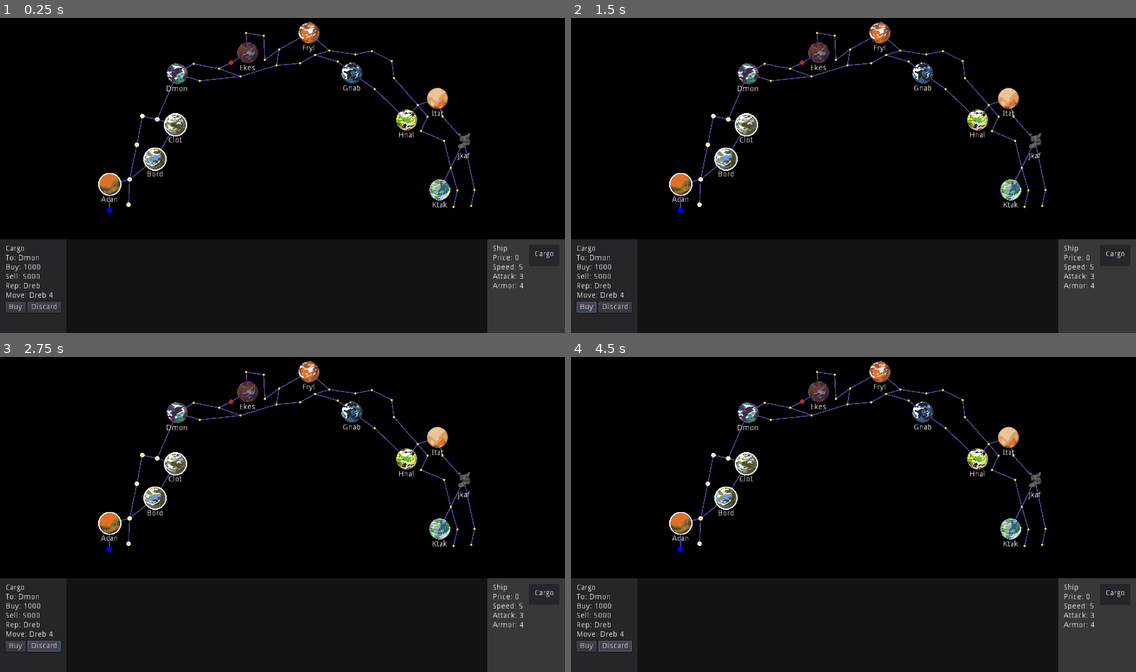
Above: before the commit, frames 1-4 (two rows, left to right).
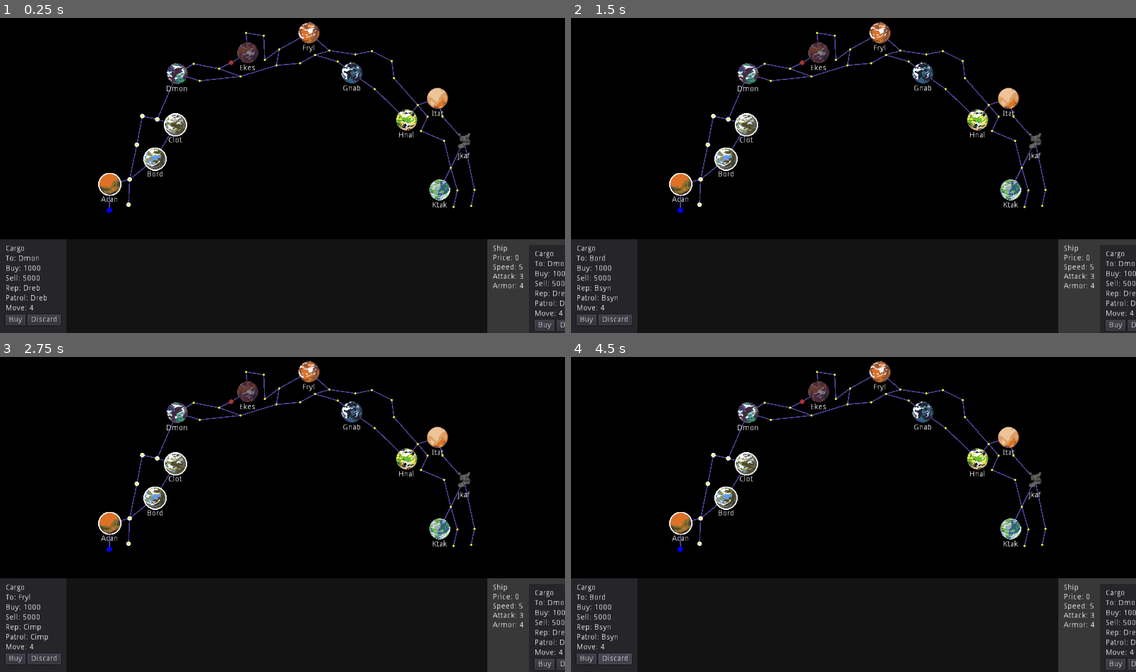
Above: after the commit, the same moments.

Repository: kosinaz/20-parsecs
Game: Godot game, scene res://ingame.tscn
Same seed, same stepped clock (60 frames per second), same inputs: the game is played once before the commit and once after it.
Inputs (mouse positions are in pixels of both pictures, inside the frame that each line leads up to):
- Up to frame 1 (0.25 s): no input
- Up to frame 2 (1.5 s): click (678, 210) at 0.52 s; click "Buy" at 1.25 s
- Up to frame 3 (2.75 s): click "Discard" at 2 s
- Up to frame 4 (4.5 s): click (678, 549) at 2.77 s; click "Buy" at 3.5 s; click "Discard" at 4.25 s

The runs differ from the first frame. In frame 1, 1.1% of the frame differs, in the area x 1-100%, y 75-100%; in frame 2, 1.1%; in frame 3, 1.1%; in frame 4, 1.2%.

Commit message:
add cargo market buy and discard

Diff:
--- /dev/null
+++ b/20 Parsecs/cargo.gd
@@ -0,0 +1 @@
+extends MarginContainer
--- a/20 Parsecs/cargo.tscn
+++ b/20 Parsecs/cargo.tscn
@@ -1,16 +1,19 @@
-[gd_scene load_steps=2 format=2]
+[gd_scene load_steps=3 format=2]
+
+[ext_resource path="res://cargo.gd" type="Script" id=1]
 
 [sub_resource type="Theme" id=1]
 
 [node name="Cargo" type="MarginContainer"]
+script = ExtResource( 1 )
 
 [node name="Panel" type="Panel" parent="."]
 margin_right = 120.0
-margin_bottom = 143.0
+margin_bottom = 166.0
 
 [node name="MarginContainer" type="MarginContainer" parent="."]
 margin_right = 120.0
-margin_bottom = 143.0
+margin_bottom = 166.0
 custom_constants/margin_right = 10
 custom_constants/margin_top = 10
 custom_constants/margin_left = 10
@@ -20,30 +23,123 @@
 margin_left = 10.0
 margin_top = 10.0
 margin_right = 110.0
-margin_bottom = 133.0
+margin_bottom = 156.0
 theme = SubResource( 1 )
 
-[node name="Label" type="Label" parent="MarginContainer/VBoxContainer"]
+[node name="Title" type="Label" parent="MarginContainer/VBoxContainer"]
 margin_right = 100.0
-margin_bottom = 99.0
-text = "Cargo
-To: Dmon
-Buy: 1000
-Sell: 5000
-Rep: Dreb
-Move: Dreb 4"
+margin_bottom = 14.0
+text = "Cargo"
+
+[node name="HBoxContainer2" type="HBoxContainer" parent="MarginContainer/VBoxContainer"]
+margin_top = 18.0
+margin_right = 100.0
+margin_bottom = 32.0
+
+[node name="ToLabel" type="Label" parent="MarginContainer/VBoxContainer/HBoxContainer2"]
+margin_right = 19.0
+margin_bottom = 14.0
+text = "To:"
+
+[node name="To" type="Label" parent="MarginContainer/VBoxContainer/HBoxContainer2"]
+margin_left = 23.0
+margin_right = 62.0
+margin_bottom = 14.0
+text = "Dmon"
+
+[node name="HBoxContainer3" type="HBoxContainer" parent="MarginContainer/VBoxContainer"]
+margin_top = 36.0
+margin_right = 100.0
+margin_bottom = 50.0
+
+[node name="BuyLabel" type="Label" parent="MarginContainer/VBoxContainer/HBoxContainer3"]
+margin_right = 28.0
+margin_bottom = 14.0
+text = "Buy:"
+
+[node name="Buy" type="Label" parent="MarginContainer/VBoxContainer/HBoxContainer3"]
+margin_left = 32.0
+margin_right = 64.0
+margin_bottom = 14.0
+text = "1000"
+
+[node name="HBoxContainer4" type="HBoxContainer" parent="MarginContainer/VBoxContainer"]
+margin_top = 54.0
+margin_right = 100.0
+margin_bottom = 68.0
+
+[node name="SellLabel" type="Label" parent="MarginContainer/VBoxContainer/HBoxContainer4"]
+margin_right = 27.0
+margin_bottom = 14.0
+text = "Sell:"
+
+[node name="Sell" type="Label" parent="MarginContainer/VBoxContainer/HBoxContainer4"]
+margin_left = 31.0
+margin_right = 63.0
+margin_bottom = 14.0
+text = "5000"
+
+[node name="HBoxContainer5" type="HBoxContainer" parent="MarginContainer/VBoxContainer"]
+margin_top = 72.0
+margin_right = 100.0
+margin_bottom = 86.0
+
+[node name="RepLabel" type="Label" parent="MarginContainer/VBoxContainer/HBoxContainer5"]
+margin_right = 28.0
+margin_bottom = 14.0
+text = "Rep:"
+
+[node name="Rep" type="Label" parent="MarginContainer/VBoxContainer/HBoxContainer5"]
+margin_left = 32.0
+margin_right = 63.0
+margin_bottom = 14.0
+text = "Dreb"
+
+[node name="HBoxContainer6" type="HBoxContainer" parent="MarginContainer/VBoxContainer"]
+margin_top = 90.0
+margin_right = 100.0
+margin_bottom = 104.0
+
+[node name="PatrolLabel" type="Label" parent="MarginContainer/VBoxContainer/HBoxContainer6"]
+margin_right = 41.0
+margin_bottom = 14.0
+text = "Patrol:"
+
+[node name="Patrol" type="Label" parent="MarginContainer/VBoxContainer/HBoxContainer6"]
+margin_left = 45.0
+margin_right = 76.0
+margin_bottom = 14.0
+text = "Dreb"
+
+[node name="HBoxContainer7" type="HBoxContainer" parent="MarginContainer/VBoxContainer"]
+margin_top = 108.0
+margin_right = 100.0
+margin_bottom = 122.0
+
+[node name="MoveLabel" type="Label" parent="MarginContainer/VBoxContainer/HBoxContainer7"]
+margin_right = 39.0
+margin_bottom = 14.0
+text = "Move:"
+
+[node name="Move" type="Label" parent="MarginContainer/VBoxContainer/HBoxContainer7"]
+margin_left = 43.0
+margin_right = 51.0
+margin_bottom = 14.0
+text = "4"
 
 [node name="HBoxContainer" type="HBoxContainer" parent="MarginContainer/VBoxContainer"]
-margin_top = 103.0
+margin_top = 126.0
 margin_right = 100.0
-margin_bottom = 123.0
+margin_bottom = 146.0
 
-[node name="Buy" type="Button" parent="MarginContainer/VBoxContainer/HBoxContainer"]
+[node name="BuyButton" type="Button" parent="MarginContainer/VBoxContainer/HBoxContainer"]
+unique_name_in_owner = true
 margin_right = 36.0
 margin_bottom = 20.0
 text = "Buy"
 
-[node name="Discard" type="Button" parent="MarginContainer/VBoxContainer/HBoxContainer"]
+[node name="DiscardButton" type="Button" parent="MarginContainer/VBoxContainer/HBoxContainer"]
+unique_name_in_owner = true
 margin_left = 40.0
 margin_right = 100.0
 margin_bottom = 20.0
--- /dev/null
+++ b/20 Parsecs/cargo1.tscn
@@ -0,0 +1,15 @@
+[gd_scene load_steps=2 format=2]
+
+[ext_resource path="res://cargo.tscn" type="PackedScene" id=1]
+
+[node name="Cargo1" type="MarginContainer"]
+anchor_right = 1.0
+anchor_bottom = 1.0
+margin_right = -904.0
+margin_bottom = -410.0
+
+[node name="Cargo" parent="." instance=ExtResource( 1 )]
+margin_right = 120.0
+margin_bottom = 166.0
+
+[editable path="Cargo"]
--- /dev/null
+++ b/20 Parsecs/cargo2.tscn
@@ -0,0 +1,27 @@
+[gd_scene load_steps=2 format=2]
+
+[ext_resource path="res://cargo.tscn" type="PackedScene" id=1]
+
+[node name="Cargo2" type="MarginContainer"]
+anchor_right = 1.0
+anchor_bottom = 1.0
+margin_right = -904.0
+margin_bottom = -410.0
+
+[node name="Cargo" parent="." instance=ExtResource( 1 )]
+margin_right = 120.0
+margin_bottom = 166.0
+
+[node name="To" parent="Cargo/MarginContainer/VBoxContainer/HBoxContainer2" index="1"]
+margin_right = 46.0
+text = "Fryl"
+
+[node name="Rep" parent="Cargo/MarginContainer/VBoxContainer/HBoxContainer5" index="1"]
+margin_right = 65.0
+text = "Cimp"
+
+[node name="Patrol" parent="Cargo/MarginContainer/VBoxContainer/HBoxContainer6" index="1"]
+margin_right = 78.0
+text = "Cimp"
+
+[editable path="Cargo"]
--- /dev/null
+++ b/20 Parsecs/cargo3.tscn
@@ -0,0 +1,25 @@
+[gd_scene load_steps=2 format=2]
+
+[ext_resource path="res://cargo.tscn" type="PackedScene" id=1]
+
+[node name="Cargo3" type="MarginContainer"]
+anchor_right = 1.0
+anchor_bottom = 1.0
+margin_right = -904.0
+margin_bottom = -410.0
+
+[node name="Cargo" parent="." instance=ExtResource( 1 )]
+margin_right = 120.0
+margin_bottom = 166.0
+
+[node name="To" parent="Cargo/MarginContainer/VBoxContainer/HBoxContainer2" index="1"]
+margin_right = 53.0
+text = "Bord"
+
+[node name="Rep" parent="Cargo/MarginContainer/VBoxContainer/HBoxContainer5" index="1"]
+text = "Bsyn"
+
+[node name="Patrol" parent="Cargo/MarginContainer/VBoxContainer/HBoxContainer6" index="1"]
+text = "Bsyn"
+
+[editable path="Cargo"]
--- /dev/null
+++ b/20 Parsecs/cargo4.tscn
@@ -0,0 +1,27 @@
+[gd_scene load_steps=2 format=2]
+
+[ext_resource path="res://cargo.tscn" type="PackedScene" id=1]
+
+[node name="Cargo4" type="MarginContainer"]
+anchor_right = 1.0
+anchor_bottom = 1.0
+margin_right = -904.0
+margin_bottom = -410.0
+
+[node name="Cargo" parent="." instance=ExtResource( 1 )]
+margin_right = 120.0
+margin_bottom = 166.0
+
+[node name="To" parent="Cargo/MarginContainer/VBoxContainer/HBoxContainer2" index="1"]
+margin_right = 52.0
+text = "Hnal"
+
+[node name="Rep" parent="Cargo/MarginContainer/VBoxContainer/HBoxContainer5" index="1"]
+margin_right = 62.0
+text = "Ahut"
+
+[node name="Patrol" parent="Cargo/MarginContainer/VBoxContainer/HBoxContainer6" index="1"]
+margin_right = 75.0
+text = "Ahut"
+
+[editable path="Cargo"]
--- /dev/null
+++ b/20 Parsecs/cargo_market.gd
@@ -0,0 +1,26 @@
+extends MarginContainer
+
+var cargos = []
+
+# Called when the node enters the scene tree for the first time.
+func _ready():
+	cargos = $Cargos.get_children()
+	for cargo in cargos:
+		cargo.hide()
+		cargo.get_node("Cargo").get_node("%BuyButton").connect("pressed", self, "_on_buy_pressed", [cargo])
+		cargo.get_node("Cargo").get_node("%DiscardButton").connect("pressed", self, "_on_discard_pressed", [cargo])
+	randomize()
+	cargos.shuffle()
+	cargos[0].show()
+
+func _on_buy_pressed(cargo):
+	cargo.hide()
+	cargos.remove(0)
+	cargos[0].show()
+
+func _on_discard_pressed(cargo):
+	cargo.hide()
+	cargos.append(cargos[0])
+	cargos.remove(0)
+	cargos[0].show()
+	print(cargos)
--- /dev/null
+++ b/20 Parsecs/cargo_market.tscn
@@ -0,0 +1,43 @@
+[gd_scene load_steps=6 format=2]
+
+[ext_resource path="res://cargo1.tscn" type="PackedScene" id=1]
+[ext_resource path="res://cargo2.tscn" type="PackedScene" id=2]
+[ext_resource path="res://cargo_market.gd" type="Script" id=3]
+[ext_resource path="res://cargo4.tscn" type="PackedScene" id=4]
+[ext_resource path="res://cargo3.tscn" type="PackedScene" id=5]
+
+[node name="CargoMarket" type="MarginContainer"]
+margin_right = 40.0
+margin_bottom = 40.0
+script = ExtResource( 3 )
+
+[node name="Cargos" type="HBoxContainer" parent="."]
+margin_right = 492.0
+margin_bottom = 166.0
+
+[node name="Cargo1" parent="Cargos" instance=ExtResource( 1 )]
+anchor_right = 0.0
+anchor_bottom = 0.0
+margin_right = 120.0
+margin_bottom = 166.0
+
+[node name="Cargo2" parent="Cargos" instance=ExtResource( 2 )]
+anchor_right = 0.0
+anchor_bottom = 0.0
+margin_left = 124.0
+margin_right = 244.0
+margin_bottom = 166.0
+
+[node name="Cargo3" parent="Cargos" instance=ExtResource( 5 )]
+anchor_right = 0.0
+anchor_bottom = 0.0
+margin_left = 248.0
+margin_right = 368.0
+margin_bottom = 166.0
+
+[node name="Cargo4" parent="Cargos" instance=ExtResource( 4 )]
+anchor_right = 0.0
+anchor_bottom = 0.0
+margin_left = 372.0
+margin_right = 492.0
+margin_bottom = 166.0
--- a/20 Parsecs/ingame.tscn
+++ b/20 Parsecs/ingame.tscn
@@ -3,7 +3,7 @@
 [ext_resource path="res://player.tscn" type="PackedScene" id=1]
 [ext_resource path="res://space.tscn" type="PackedScene" id=2]
 [ext_resource path="res://ingame.gd" type="Script" id=3]
-[ext_resource path="res://cargo.tscn" type="PackedScene" id=4]
+[ext_resource path="res://cargo_market.tscn" type="PackedScene" id=4]
 [ext_resource path="res://planet-03-off.png" type="Texture" id=5]
 [ext_resource path="res://planet-03-on.png" type="Texture" id=6]
 [ext_resource path="res://planet-02-on.png" type="Texture" id=7]
@@ -381,12 +381,13 @@
 anchor_bottom = 1.0
 margin_right = 120.0
 
-[node name="HBoxContainer" type="HBoxContainer" parent="CanvasLayer/MarginContainer3/Panel/MarginContainer"]
-margin_right = 120.0
+[node name="Market" type="HBoxContainer" parent="CanvasLayer/MarginContainer3/Panel/MarginContainer"]
+unique_name_in_owner = true
+margin_right = 244.0
 margin_bottom = 170.0
 
-[node name="Cargo" parent="CanvasLayer/MarginContainer3/Panel/MarginContainer/HBoxContainer" instance=ExtResource( 4 )]
-margin_right = 120.0
+[node name="MarginContainer" parent="CanvasLayer/MarginContainer3/Panel/MarginContainer/Market" instance=ExtResource( 4 )]
+margin_right = 244.0
 margin_bottom = 170.0
 
 [node name="MarginContainer2" type="MarginContainer" parent="CanvasLayer/MarginContainer3/Panel"]
@@ -396,8 +397,8 @@
 margin_left = -141.0
 
 [node name="Ship" parent="CanvasLayer/MarginContainer3/Panel/MarginContainer2" instance=ExtResource( 29 )]
-margin_right = 141.0
-margin_bottom = 170.0
+margin_right = 206.0
+margin_bottom = 186.0
 
 [editable path="Spaces/Space3"]
 [editable path="Spaces/Space5"]
--- a/20 Parsecs/ship.tscn
+++ b/20 Parsecs/ship.tscn
@@ -13,13 +13,13 @@
 rect_pivot_offset = Vector2( -208, -24 )
 
 [node name="Panel" type="Panel" parent="."]
-margin_right = 141.0
-margin_bottom = 102.0
+margin_right = 182.0
+margin_bottom = 166.0
 custom_styles/panel = SubResource( 2 )
 
 [node name="MarginContainer" type="MarginContainer" parent="."]
-margin_right = 141.0
-margin_bottom = 102.0
+margin_right = 182.0
+margin_bottom = 166.0
 custom_constants/margin_right = 10
 custom_constants/margin_top = 10
 custom_constants/margin_left = 10
@@ -28,13 +28,13 @@
 [node name="HBoxContainer" type="HBoxContainer" parent="MarginContainer"]
 margin_left = 10.0
 margin_top = 10.0
-margin_right = 131.0
-margin_bottom = 92.0
+margin_right = 172.0
+margin_bottom = 156.0
 custom_constants/separation = 10
 
 [node name="VBoxContainer" type="VBoxContainer" parent="MarginContainer/HBoxContainer"]
 margin_right = 56.0
-margin_bottom = 82.0
+margin_bottom = 146.0
 theme = SubResource( 1 )
 
 [node name="Label" type="Label" parent="MarginContainer/HBoxContainer/VBoxContainer"]
@@ -48,34 +48,49 @@
 
 [node name="VBoxContainer2" type="VBoxContainer" parent="MarginContainer/HBoxContainer"]
 margin_left = 66.0
-margin_right = 121.0
-margin_bottom = 82.0
+margin_right = 162.0
+margin_bottom = 146.0
 
 [node name="Cargo" parent="MarginContainer/HBoxContainer/VBoxContainer2" instance=ExtResource( 1 )]
-margin_right = 55.0
-margin_bottom = 38.0
+margin_right = 96.0
+margin_bottom = 146.0
 
 [node name="Panel" parent="MarginContainer/HBoxContainer/VBoxContainer2/Cargo" index="0"]
-margin_right = 55.0
-margin_bottom = 38.0
+margin_right = 96.0
+margin_bottom = 146.0
 
 [node name="MarginContainer" parent="MarginContainer/HBoxContainer/VBoxContainer2/Cargo" index="1"]
-margin_right = 55.0
-margin_bottom = 38.0
+margin_right = 96.0
+margin_bottom = 146.0
 
 [node name="VBoxContainer" parent="MarginContainer/HBoxContainer/VBoxContainer2/Cargo/MarginContainer" index="0"]
-margin_right = 45.0
-margin_bottom = 28.0
+margin_right = 86.0
+margin_bottom = 136.0
 
-[node name="Label" parent="MarginContainer/HBoxContainer/VBoxContainer2/Cargo/MarginContainer/VBoxContainer" index="0"]
-margin_right = 35.0
-margin_bottom = 14.0
-text = "Cargo"
+[node name="Title" parent="MarginContainer/HBoxContainer/VBoxContainer2/Cargo/MarginContainer/VBoxContainer" index="0"]
+margin_right = 76.0
 
-[node name="HBoxContainer" parent="MarginContainer/HBoxContainer/VBoxContainer2/Cargo/MarginContainer/VBoxContainer" index="1"]
-margin_top = 18.0
-margin_right = 35.0
-margin_bottom = 18.0
+[node name="HBoxContainer2" parent="MarginContainer/HBoxContainer/VBoxContainer2/Cargo/MarginContainer/VBoxContainer" index="1"]
+margin_right = 76.0
+
+[node name="HBoxContainer3" parent="MarginContainer/HBoxContainer/VBoxContainer2/Cargo/MarginContainer/VBoxContainer" index="2"]
+margin_right = 76.0
+
+[node name="HBoxContainer4" parent="MarginContainer/HBoxContainer/VBoxContainer2/Cargo/MarginContainer/VBoxContainer" index="3"]
+margin_right = 76.0
+
+[node name="HBoxContainer5" parent="MarginContainer/HBoxContainer/VBoxContainer2/Cargo/MarginContainer/VBoxContainer" index="4"]
+margin_right = 76.0
+
+[node name="HBoxContainer6" parent="MarginContainer/HBoxContainer/VBoxContainer2/Cargo/MarginContainer/VBoxContainer" index="5"]
+margin_right = 76.0
+
+[node name="HBoxContainer7" parent="MarginContainer/HBoxContainer/VBoxContainer2/Cargo/MarginContainer/VBoxContainer" index="6"]
+margin_right = 76.0
+
+[node name="HBoxContainer" parent="MarginContainer/HBoxContainer/VBoxContainer2/Cargo/MarginContainer/VBoxContainer" index="7"]
+margin_right = 76.0
+margin_bottom = 126.0
 
 [node name="Buy" parent="MarginContainer/HBoxContainer/VBoxContainer2/Cargo/MarginContainer/VBoxContainer/HBoxContainer" index="0"]
 visible = false
